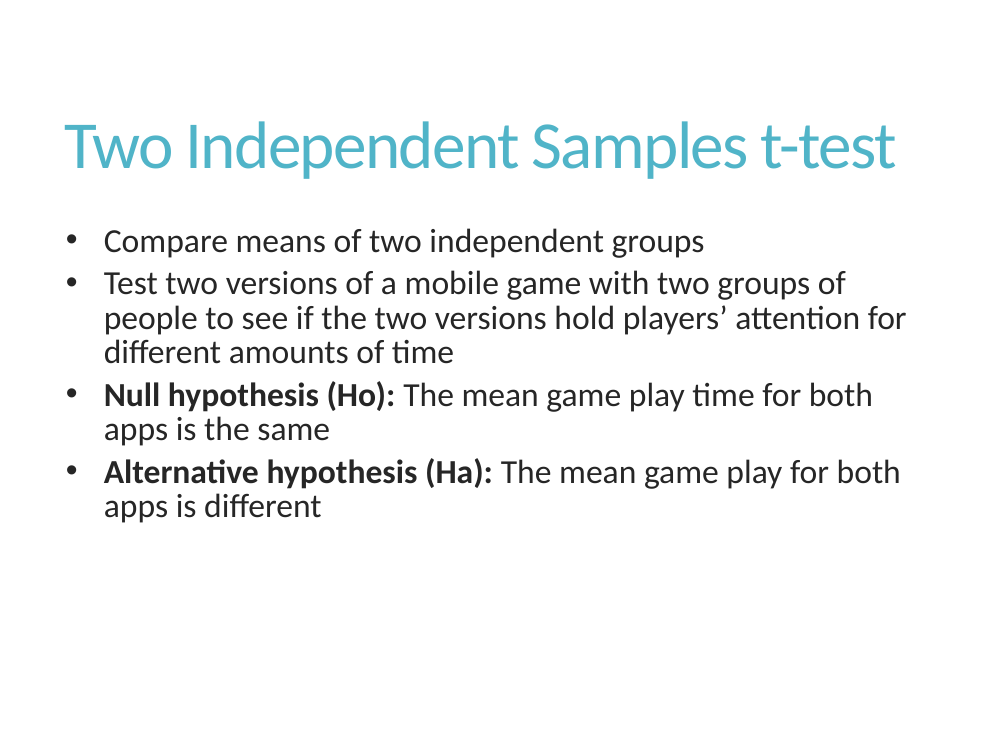
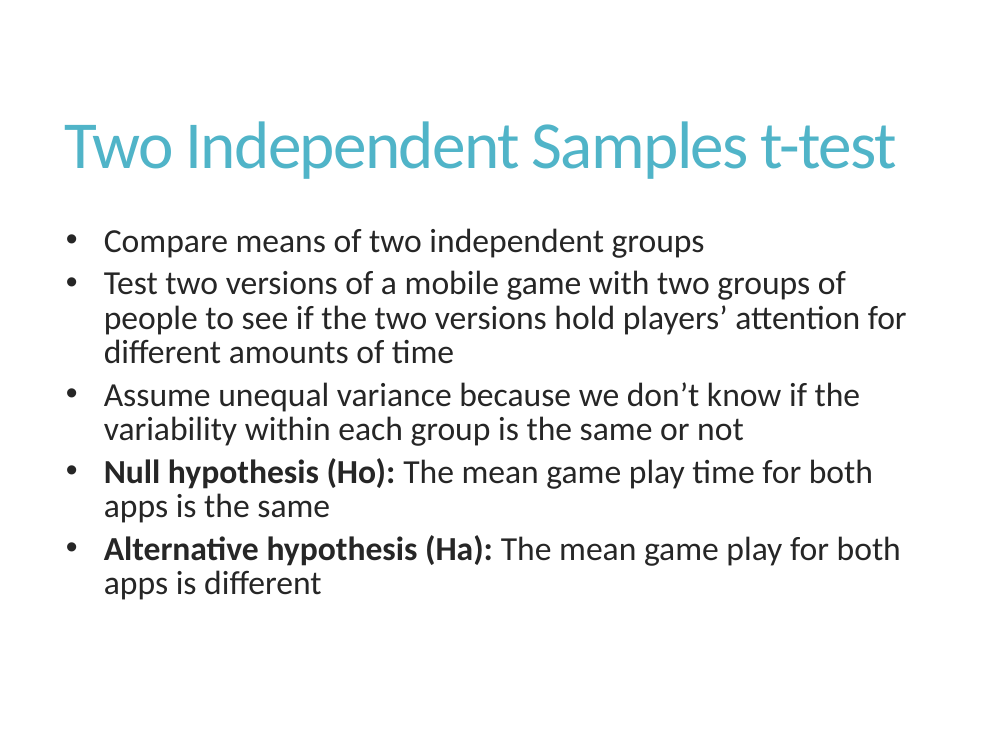
Before and after one commit to Chelsea-Myers/User_Experience_Research_Analytics, a slide deck: slide 7 of UXP_Presentations/UX_Hypothesis_Testing.pptx. Drawn at 1008x756 pixels with LibreOffice and Linux fonts; fonts in the diff are those of the drawing. Boxes give left, top, right and bottom in pixels: in the first picture for what was removed or moved away, otherwise in the second. Text is boxed around its words. In the diff, an @@ line names an element or a change of style, - is before the commit and + after.

```diff
--- a/UXP_Presentations/UX_Hypothesis_Testing.pptx
+++ b/UXP_Presentations/UX_Hypothesis_Testing.pptx
@@ text at (x1=104, y1=382, x2=861, y2=446): paragraph added @@
+  • Assume unequal variance because we don’t know if the variability within each group is the same or not
```
Also in this commit, not shown: 6 other slides changed, 5 slides added.
